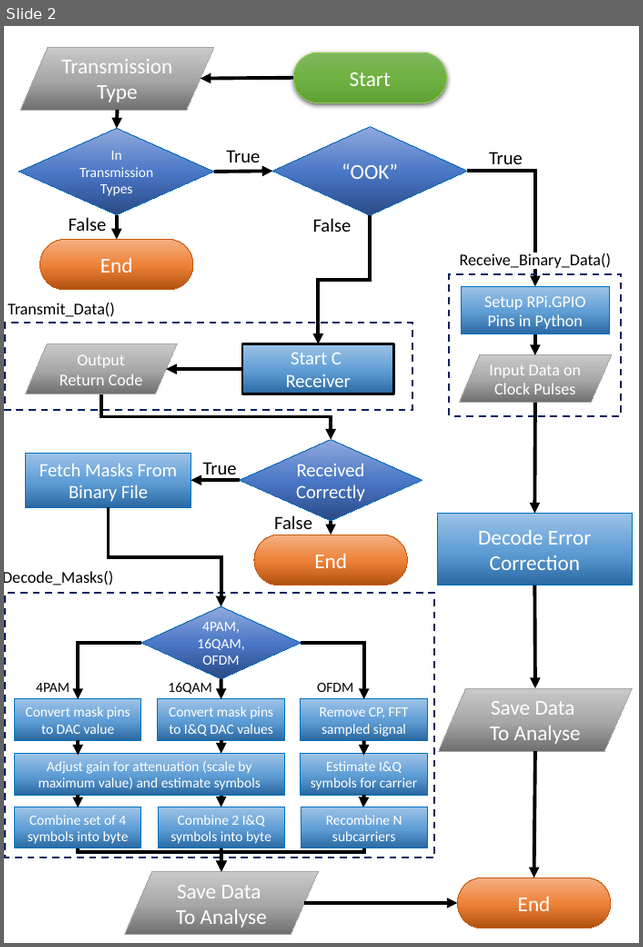
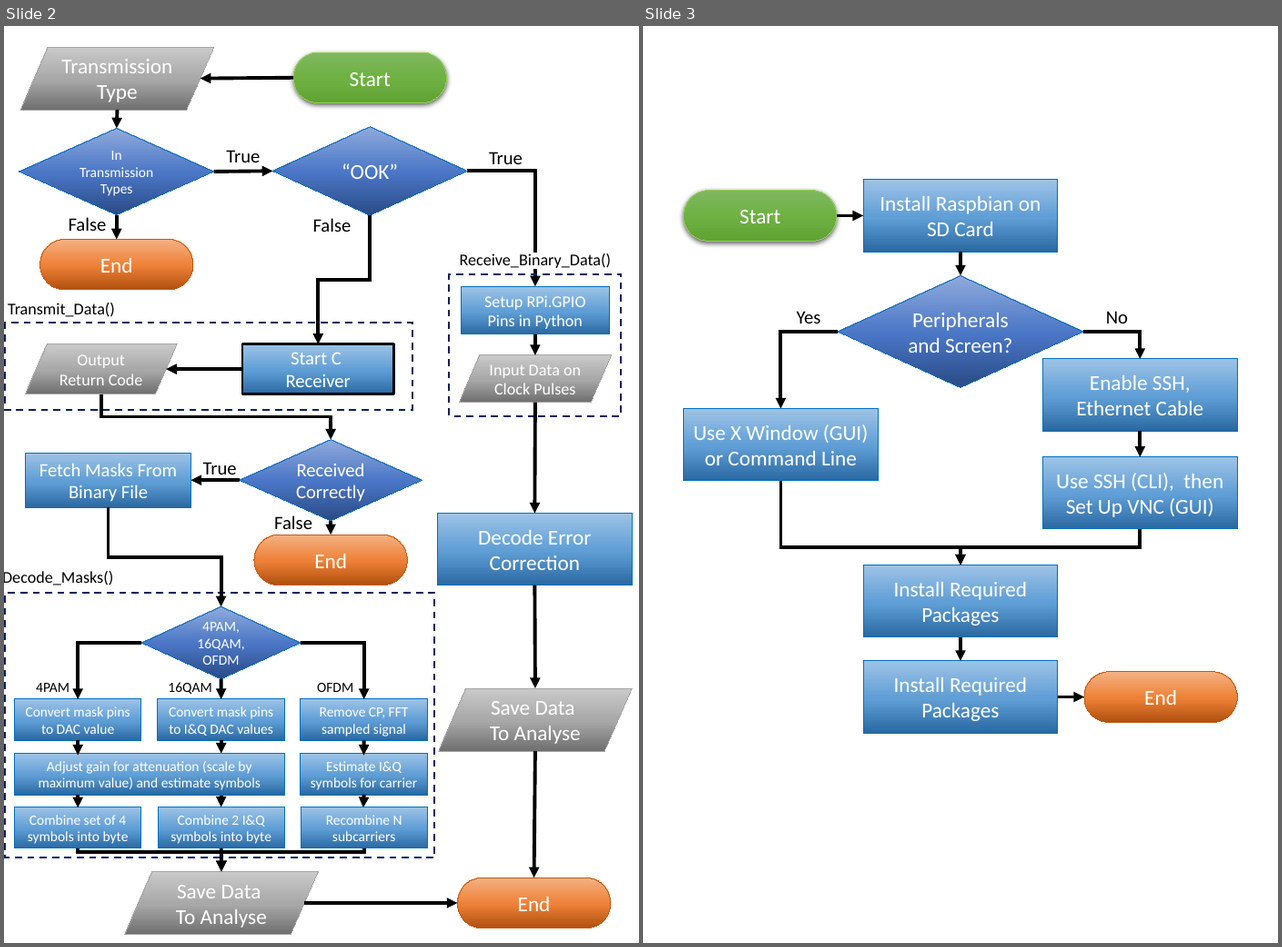
Before and after one commit to jmpotter97/4YP_PiCom, a slide deck: Report/Sections/Diagrams/Flow Charts.pptx. Shown side by side, each under a label of ours: slide 2 before the commit, slides 2 and 3 after it. The pictures are 643x947 and 1282x947 pixels, drawn with LibreOffice and Linux fonts; fonts in the diff are those of the drawing. Boxes give left, top, right and bottom in pixels: in the first picture for what was removed or moved away, otherwise in the second. Text is boxed around its words. In the diff, an @@ line names an element or a change of style, - is before the commit and + after.

```diff
--- a/Report/Sections/Diagrams/Flow Charts.pptx
+++ b/Report/Sections/Diagrams/Flow Charts.pptx
@@ slide 3 added at box(643, 26, 1278, 943), background #FFFFFF @@
@@ group added at box(668, 164, 1252, 754): 7 rectangles, 5 arrows, 4 elbow arrows, 3 texts, 2 pill shapes, 1 diamond @@
+Start
+Peripherals and Screen?
+End
+False
+Yes
+Install Raspbian on SD Card
+Use X Window (GUI) or Command Line
+Enable SSH, Ethernet Cable
+No
+Use SSH (CLI), then Set Up VNC (GUI)
+Install Required Packages
+Install Required Packages
```
Also in this commit, not shown: 48 other files.
